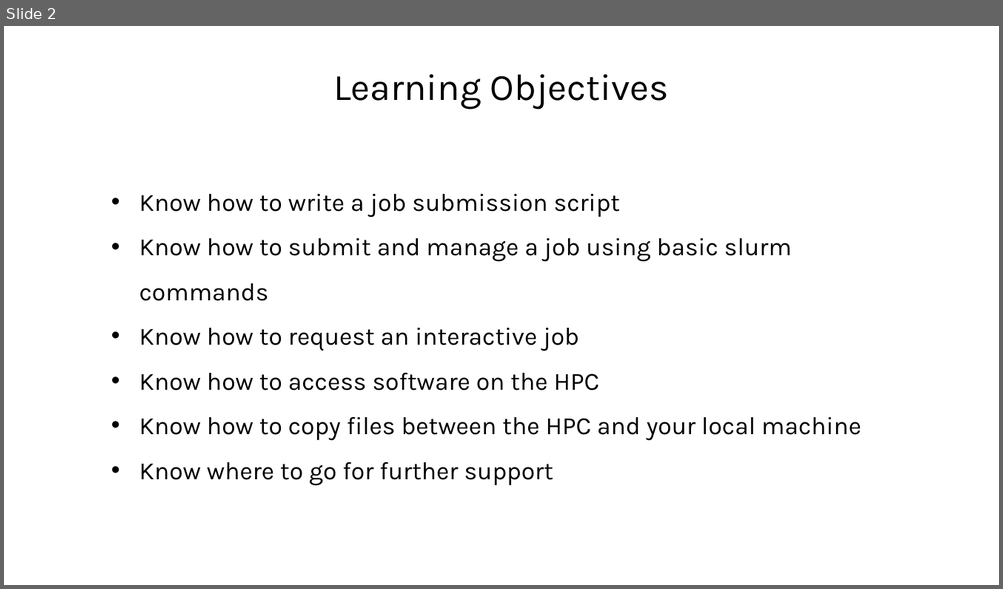
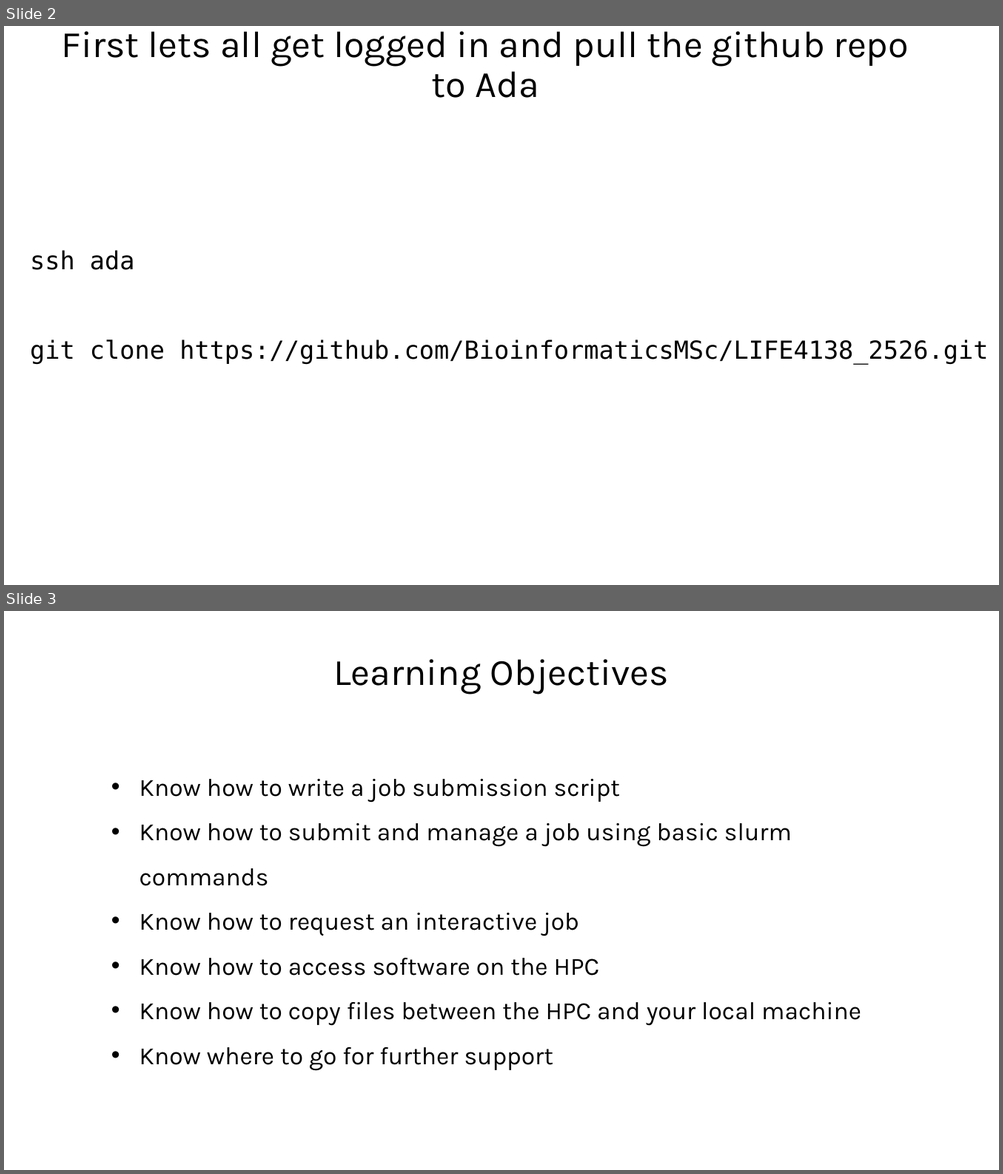
Before and after one commit to CJ770411/COURSEWORK_LIFE4138_2526, a slide deck: Unix3/Ada_in_depth.pptx. Shown one above the other, each under a label of ours: slide 2 before the commit, slides 2 and 3 after it. The pictures are 1003x589 and 1003x1174 pixels, drawn with LibreOffice and Linux fonts; fonts in the diff are those of the drawing. Boxes give left, top, right and bottom in pixels: in the first picture for what was removed or moved away, otherwise in the second. Text is boxed around its words. In the diff, an @@ line names an element or a change of style, - is before the commit and + after.

Commit message:
adding get ready slide

```diff
--- a/Unix3/Ada_in_depth.pptx
+++ b/Unix3/Ada_in_depth.pptx
@@ slide 2 added at [4, 26, 999, 585], background #FFFFFF @@
@@ title added at [62, 31, 908, 98], 36 pt, text #000000 @@
+First lets all get logged in and pull the github repo to Ada
@@ text added at [30, 250, 987, 365], 24 pt, text #000000 @@
+ssh ada
+git clone https://github.com/BioinformaticsMSc/LIFE4138_2526.git
@@ what was slide 2 is now slide 3 @@
```
